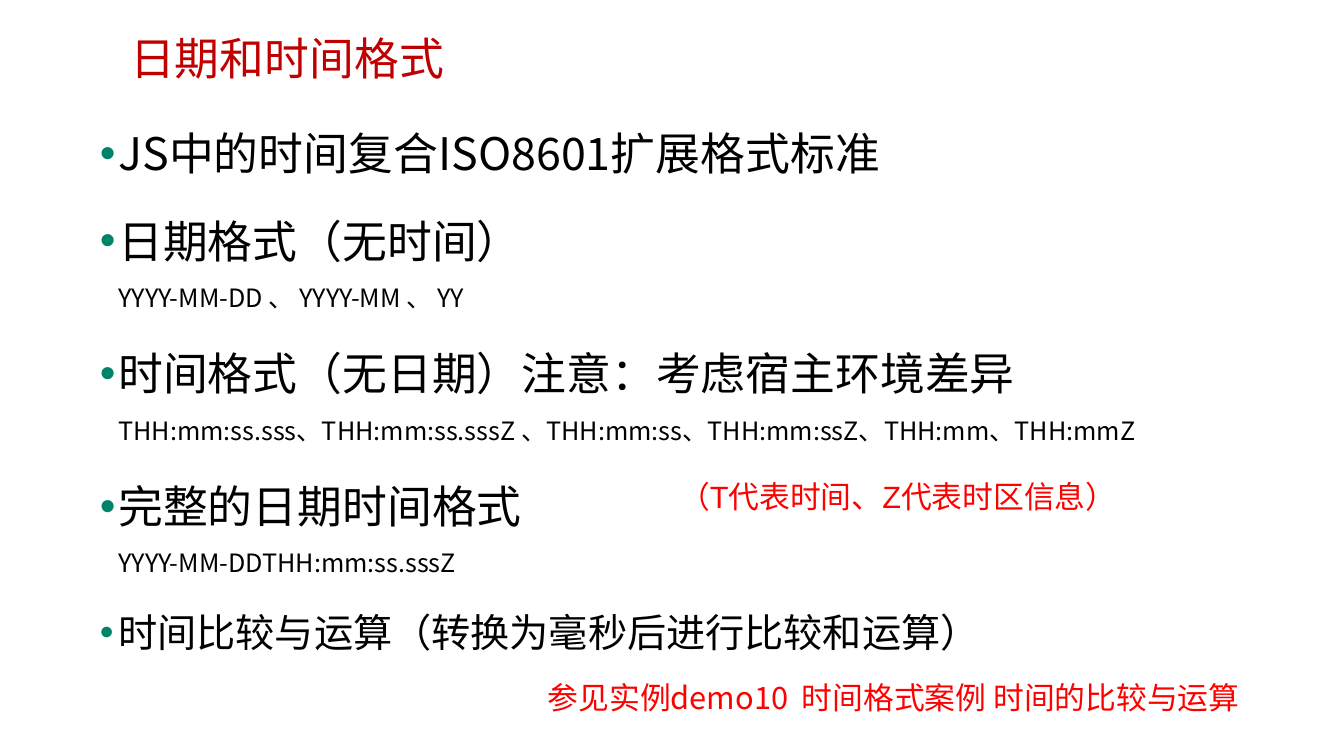
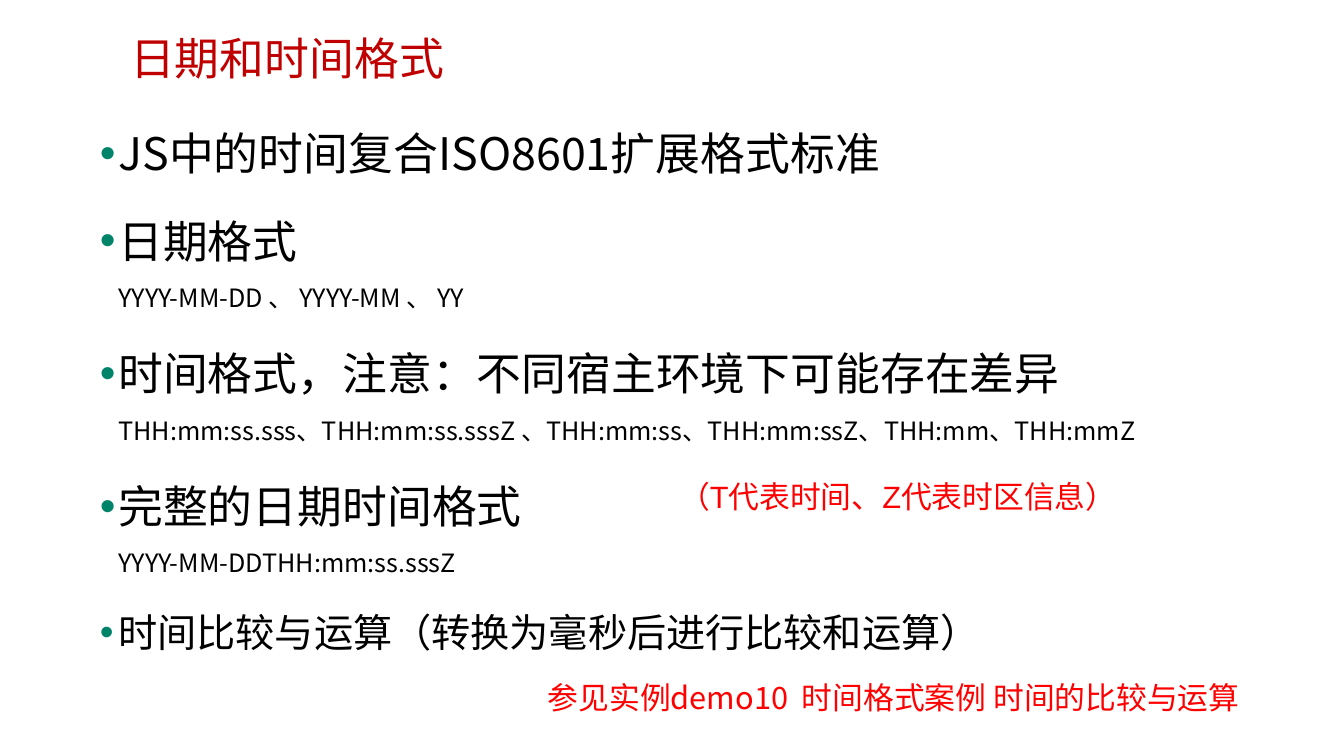
Before and after one commit to edu2act/course-javascript-advanced, a slide deck: slide 7 of 课程PPT/19.JS标准内置对象-构造器（Date）.pptx. Drawn at 1344x756 pixels with LibreOffice and Linux fonts; fonts in the diff are those of the drawing; background and template pictures are left out. Boxes give left, top, right and bottom in pixels: in the first picture for what was removed or moved away, otherwise in the second. Text is boxed around its words. In the diff, an @@ line names an element or a change of style, - is before the commit and + after.

```diff
--- a/课程PPT/19.JS标准内置对象-构造器（Date）.pptx
+++ b/课程PPT/19.JS标准内置对象-构造器（Date）.pptx
@@ text at (118, 220, 1135, 441): text changed @@
-• 日期格式（无时间）
-  YYYY-MM-DD 、 YYYY-MM 、 YY
-• 时间格式（无日期）注意：考虑宿主环境差异
-  THH:mm:ss.sss、THH:mm:ss.sssZ 、THH:mm:ss、THH:mm:ssZ、THH:mm、THH:mmZ
+• 日期格式
+  YYYY-MM-DD 、 YYYY-MM 、 YY
+• 时间格式，注意：不同宿主环境下可能存在差异
+  THH:mm:ss.sss、THH:mm:ss.sssZ 、THH:mm:ss、THH:mm:ssZ、THH:mm、THH:mmZ
```
Also in this commit, not shown: 1 other slide changed, 1 slide removed, 2 other files.
